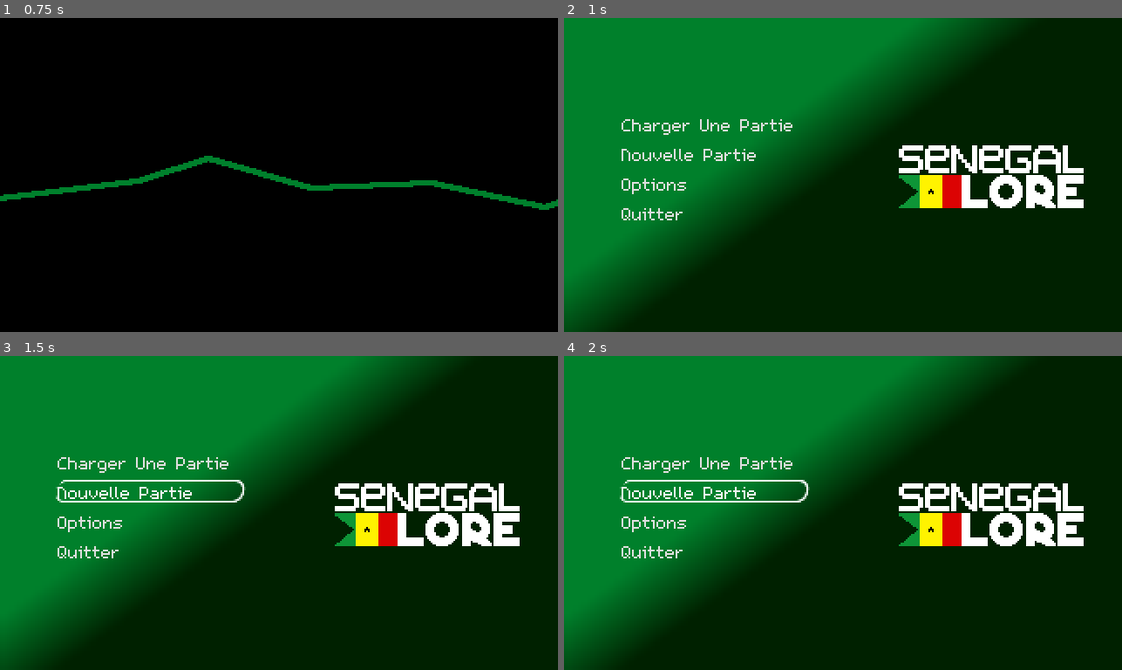
Above: before the commit, frames 1-4 (two rows, left to right).
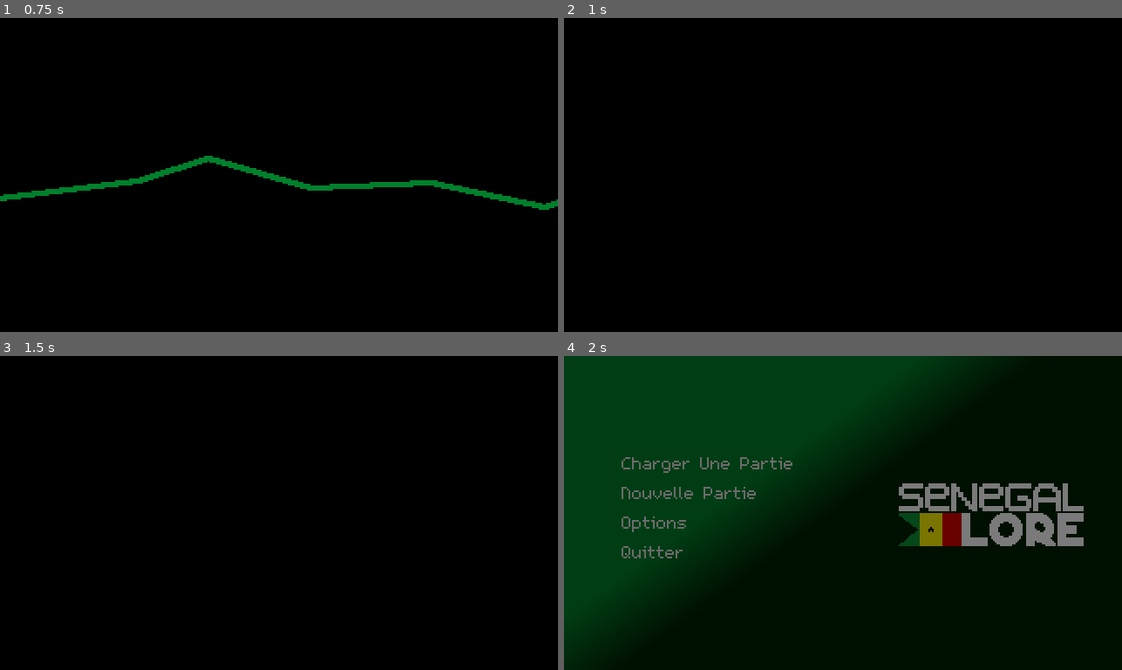
Above: after the commit, the same moments.

Repository: Milepowe/Senegal-Lore-godot
Game: Godot game, scene res://scenes/menus/start_menu/intro_message.tscn
The game is run twice, just before and just after one commit, with the same random seed, the same clock (stepped at 60 frames per second) and the same inputs.
Inputs (mouse positions are in pixels of both pictures, inside the frame that each line leads up to):
- Up to frame 1 (0.75 s): tap Enter (confirm) at 0.5 s; hold Enter (confirm) from 0.53 s (still down)
- Up to frame 2 (1 s): keep holding Enter (confirm)
- Up to frame 3 (1.5 s): release Enter (confirm) at 1.25 s; click (150, 491) at 1.25 s, where only the run before the commit has a clickable "Nouvelle Partie"
- Up to frame 4 (2 s): no input

Frame 1 is identical in both runs. In frame 2, 100% of the frame differs, in the area x 0-100%, y 0-100%; in frame 3, 100%; in frame 4, 49%.

Commit message:
j'ai ajouté la ndeye transition

Diff:
--- a/project.godot
+++ b/project.godot
@@ -18,6 +18,10 @@
 boot_splash/fullsize=false
 boot_splash/use_filter=false
 config/icon="res://icon.svg"
+
+[autoload]
+
+intro_msg_to_main_transition="*res://scenes/transitions/start_menu/black_fade.tscn"
 
 [display]
 
--- a/scenes/menus/start_menu/intro_message.gd
+++ b/scenes/menus/start_menu/intro_message.gd
@@ -1,4 +1,6 @@
 extends Node2D
+
+const main_menu = preload("res://scenes/menus/start_menu/main.tscn")
 
 signal pressedConfirm
 
@@ -16,10 +18,12 @@
 	await $Background/AnimationPlayer.animation_finished
 	$message.visible = true
 
-
 	await pressedConfirm
 	$message.visible = false
 	$Background/AnimationPlayer.play("out")
 
 	await $Background/AnimationPlayer.animation_finished
-	get_tree().change_scene_to_file("res://scenes/menus/start_menu/main.tscn")
+
+	intro_msg_to_main_transition.transition()
+	await intro_msg_to_main_transition.transition_finished
+	get_tree().change_scene_to_packed(main_menu)
--- /dev/null
+++ b/scenes/transitions/start_menu/black_fade.gd
@@ -0,0 +1,19 @@
+extends CanvasLayer
+
+signal transition_finished
+
+# Called when the node enters the scene tree for the first time.
+func _ready():
+	$ColorRect.visible = false
+	$ColorRect/AnimationPlayer.animation_finished.connect(_on_animation_finished)
+
+func _on_animation_finished(current_animation) :
+	if current_animation == "in" :
+		transition_finished.emit()
+		$ColorRect/AnimationPlayer.play("out")
+	elif current_animation == "out" :
+		$ColorRect.visible = false
+
+func transition() :
+	$ColorRect.visible = true
+	$ColorRect/AnimationPlayer.play("in")
--- /dev/null
+++ b/scenes/transitions/start_menu/black_fade.tscn
@@ -0,0 +1,57 @@
+[gd_scene load_steps=5 format=3 uid="uid://g1ofk2vyr6e"]
+
+[ext_resource type="Script" path="res://scenes/transitions/start_menu/black_fade.gd" id="1_52daf"]
+
+[sub_resource type="Animation" id="Animation_nyttl"]
+resource_name = "in"
+length = 0.8
+tracks/0/type = "value"
+tracks/0/imported = false
+tracks/0/enabled = true
+tracks/0/path = NodePath(".:color")
+tracks/0/interp = 1
+tracks/0/loop_wrap = true
+tracks/0/keys = {
+"times": PackedFloat32Array(0, 0.8),
+"transitions": PackedFloat32Array(1, 1),
+"update": 0,
+"values": [Color(0, 0, 0, 0), Color(0, 0, 0, 1)]
+}
+
+[sub_resource type="Animation" id="Animation_0dygh"]
+resource_name = "out"
+length = 0.8
+tracks/0/type = "value"
+tracks/0/imported = false
+tracks/0/enabled = true
+tracks/0/path = NodePath(".:color")
+tracks/0/interp = 1
+tracks/0/loop_wrap = true
+tracks/0/keys = {
+"times": PackedFloat32Array(0, 0.8),
+"transitions": PackedFloat32Array(1, 1),
+"update": 0,
+"values": [Color(0, 0, 0, 1), Color(0, 0, 0, 0)]
+}
+
+[sub_resource type="AnimationLibrary" id="AnimationLibrary_jtrom"]
+_data = {
+"in": SubResource("Animation_nyttl"),
+"out": SubResource("Animation_0dygh")
+}
+
+[node name="BlackFade" type="CanvasLayer"]
+script = ExtResource("1_52daf")
+
+[node name="ColorRect" type="ColorRect" parent="."]
+anchors_preset = 15
+anchor_right = 1.0
+anchor_bottom = 1.0
+grow_horizontal = 2
+grow_vertical = 2
+color = Color(0, 0, 0, 1)
+
+[node name="AnimationPlayer" type="AnimationPlayer" parent="ColorRect"]
+libraries = {
+"": SubResource("AnimationLibrary_jtrom")
+}
